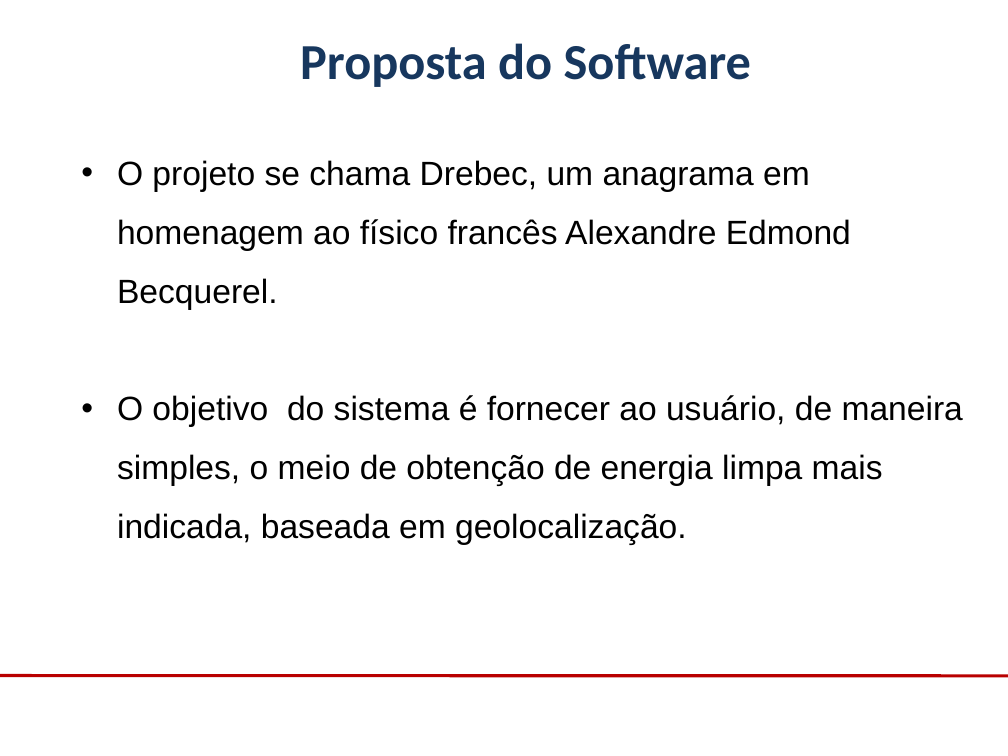
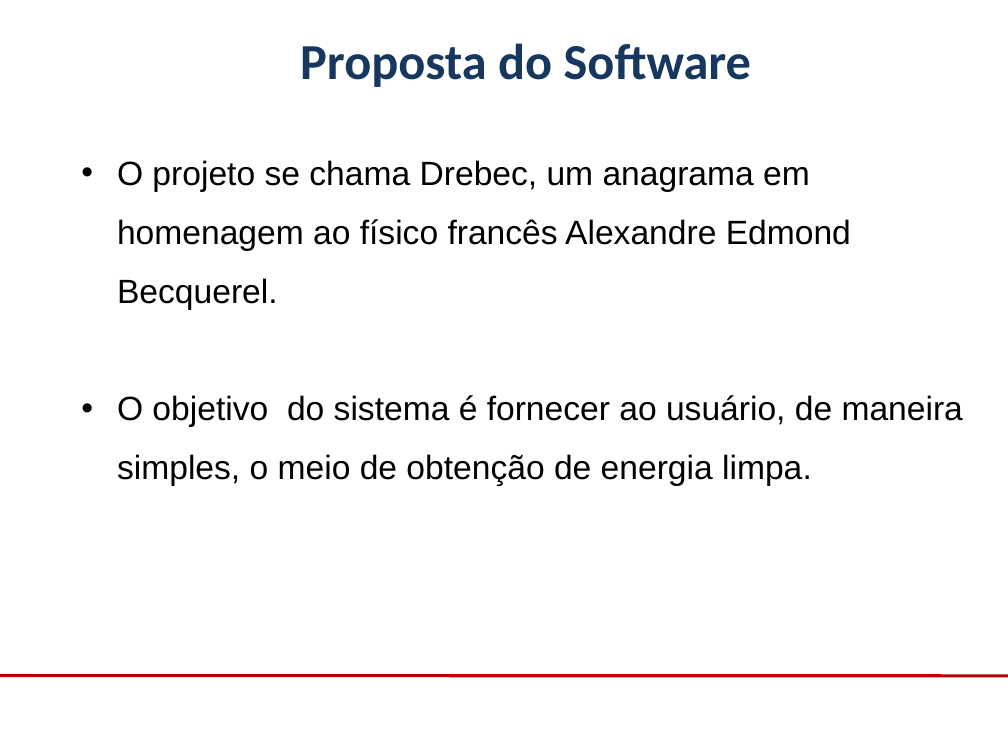
Before and after one commit to luizriato/Drebec, a slide deck: slide 3 of projeto-interdisciplinar-2-semestre/Documentacao/Apresentação Drebec.pptx. Drawn at 1008x756 pixels with LibreOffice and Linux fonts; fonts in the diff are those of the drawing; background and template pictures are left out. Boxes give left, top, right and bottom in pixels: in the first picture for what was removed or moved away, otherwise in the second. Text is boxed around its words. In the diff, an @@ line names an element or a change of style, - is before the commit and + after.

Commit message:
update

```diff
--- a/projeto-interdisciplinar-2-semestre/Documentacao/Apresentação Drebec.pptx
+++ b/projeto-interdisciplinar-2-semestre/Documentacao/Apresentação Drebec.pptx
@@ text at box(117, 395, 963, 486): text changed @@
-  • O objetivo do sistema é fornecer ao usuário, de maneira simples, o meio de obtenção de energia limpa mais indicada, baseada em geolocalização.
+  • O objetivo do sistema é fornecer ao usuário, de maneira simples, o meio de obtenção de energia limpa.
```
Also in this commit, not shown: 2 other slides changed.
